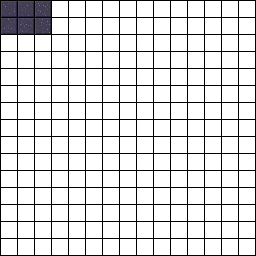
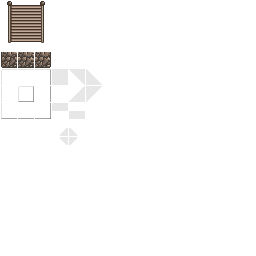
Revision of a layered 256×256 image; what changed, layer by layer:
added layer "shadows" (11%) above "transparent things" over [52, 69, 102, 145]
added layer "transparent things" (50%) above "Layer" over [1, 69, 51, 119]
hid "Layer" over [0, 0, 256, 256]
painted on "Layer #1" over [1, 1, 51, 68]
